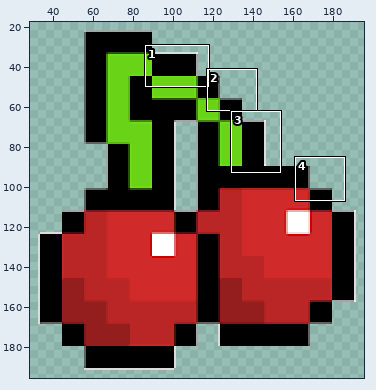
Sprite sheet: pacman/src/images/cherry.png. Above, an overview of the earlier version with the close-up marked.
Close-up. First the earlier version:
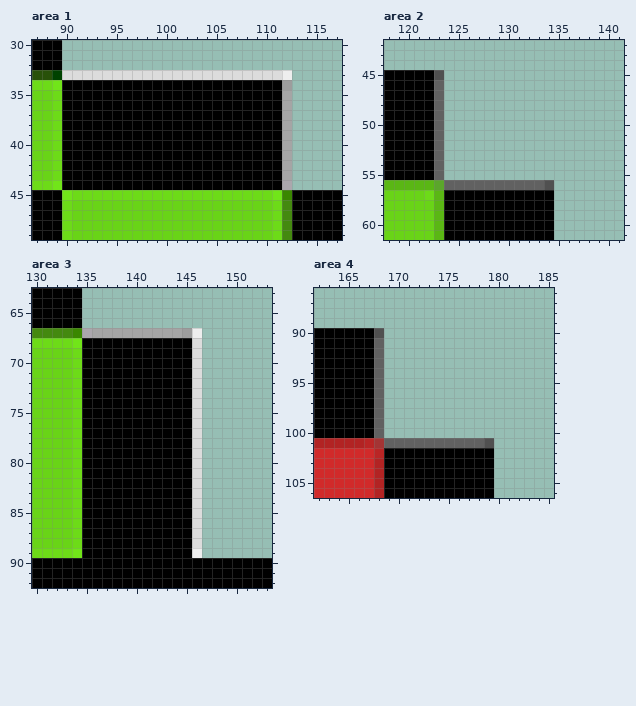
The file is 225x225 pixels. Colours within 5 levels of each other are drawn and written as one. Shown: area 1: x 87..117, y 30..49; area 2: x 118..141, y 42..61; area 3: x 130..153, y 63..92; area 4: x 162..185, y 86..106. The wide view leaves out empty margins. The commit also changed other parts of the picture, which this record leaves out.
Once edited:
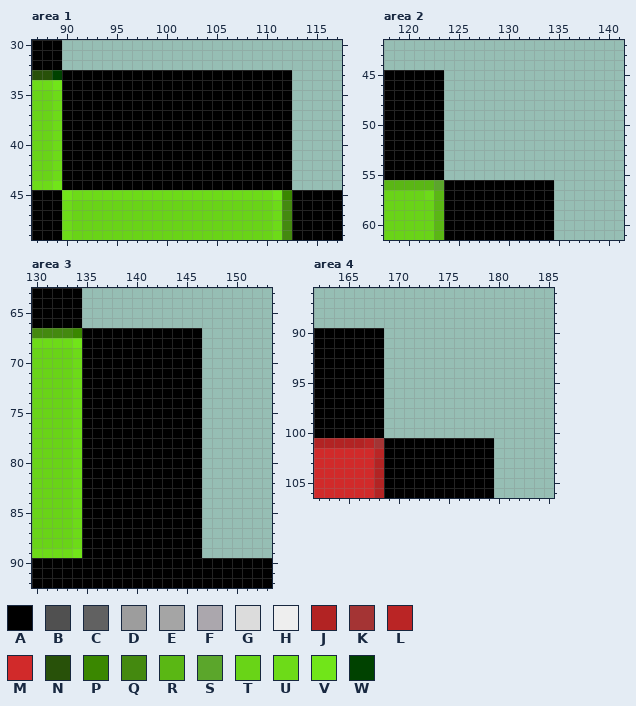
Palette (. is transparent): A #000000  B #505050  C #616161  D #9d9d9d  E #a5a5a5  F #aba7ad  G #dcdcdc  H #eeeeee  J #b22323  K #a43434  L #ba2525  M #d12a2a  N #285109  P #3a8700  Q #44890f  R #5ab714  S #5ba62b  T #69d417  U #6ddb18  V #71e519  W #004200
From old to new:
Area 1:
y 33: x 90..112 GGGGGGGGGGGGGGGGGGGGGGH -> AAAAAAAAAAAAAAAAAAAAAAA
y 34: x 112 D -> A
y 35..43: x 112 E -> A
y 44: x 112 F -> A
Area 2:
y 45: x 123 B -> A
y 46..55: x 123 C -> A
y 56: x 124..134 CCCCCCCCCCB -> AAAAAAAAAAA
Area 3:
y 67: x 135..146 FEEEEEEEEEDH -> AAAAAAAAAAAA
y 68..88: x 146 G -> A
y 89: x 146 H -> A
Area 4:
y 90: x 168 B -> A
y 91..100: x 168 C -> A
y 101: x 169..179 CCCCCCCCCCB -> AAAAAAAAAAA
Where, in picture pixels (left, top, right, bottom), the same in both close-ups:
changed: (62, 70, 292, 190)
changed: (434, 70, 554, 190)
changed: (82, 328, 202, 558)
changed: (374, 328, 494, 448)
